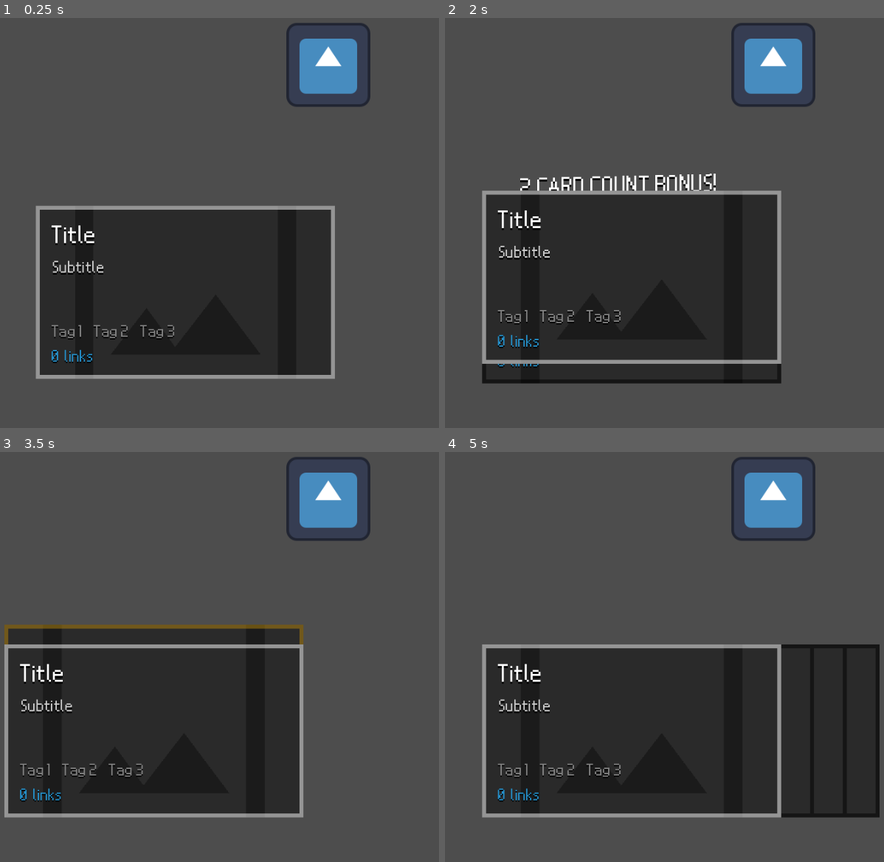
Above: before the commit, frames 1-4 (two rows, left to right).
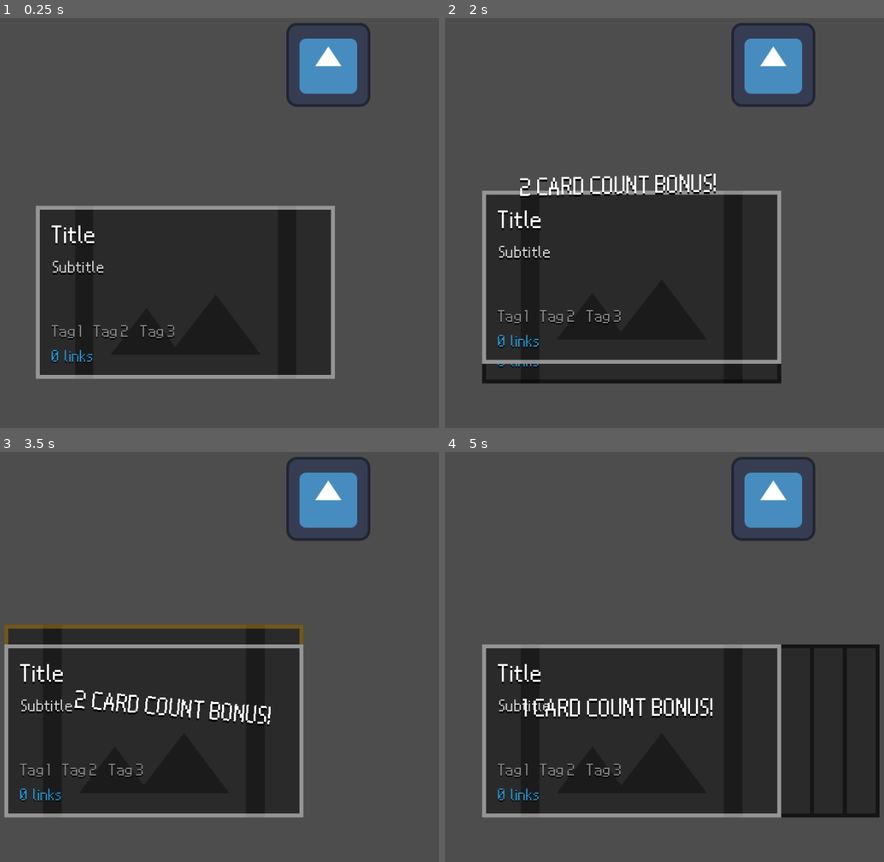
Above: after the commit, the same moments.

Repository: sjerpsthomas/job-hunter
Game: Godot game, scene res://screen/main/main_screen.tscn
Same seed, same stepped clock (60 frames per second), same inputs: the game is played once before the commit and once after it. This scene is started directly instead of the project's main scene. The engine's default icon, where the game draws it, is replaced by a stand-in: a white triangle on a blue panel in a dark square.
Inputs (mouse positions are in pixels of both pictures, inside the frame that each line leads up to):
- Up to frame 1 (0.25 s): no input
- Up to frame 2 (2 s): tap Enter (ui_execute) at 0.5, 1.55 s; move the mouse to (761, 104) at 0.52 s; hold Right (ui_right) 0.53-1.28 s; hold Enter (ui_execute) 0.53-1.28 s; click (761, 104) at 0.67 s; tap Space (ui_accept) at 0.77, 1.52 s; move the mouse to (515, 161) at 1.27 s; hold Left (ui_left) from 1.28 s (still down); click (515, 161) at 1.35 s
- Up to frame 3 (3.5 s): move the mouse to (outside the picture) at 2.02 s; release Left (ui_left) at 2.03 s; hold Enter (ui_execute) 2.03-2.78 s; hold Right (ui_right) from 2.03 s (still down); move the mouse to (158, 685) at 2.77 s; tap Enter (ui_execute) at 2.85 s; click (158, 685) at 2.92 s; tap Space (ui_accept) at 3.02 s
- Up to frame 4 (5 s): move the mouse to (809, 657) at 3.52 s; release Right (ui_right) at 3.53 s; press the mouse at (809, 657) at 3.53 s; hold Left (ui_left) from 3.53 s (still down); tap Space (ui_accept) at 3.77, 4.52 s; tap Enter (ui_execute) at 3.8, 4.35 s; move the mouse to (453, 476) at 4.27 s; release the mouse at (453, 476) at 4.28 s

The runs differ from the first frame. In frame 2, 0.3% of the frame differs, in the area x 17-62%, y 42-44%; in frame 3, 1.0%, in the area x 16-62%, y 58-67%; in frame 4, 1.0%.
Error in both runs: Out of bounds get index '-1' (on base: 'Array[PortfolioItem]') (res://screen/main/cards.gd:19)

Commit message:
Add cards to sub-viewport

Diff:
--- a/screen/main/main_screen.gd
+++ b/screen/main/main_screen.gd
@@ -42,7 +42,7 @@
 		if duplicate_count >= 2:
 			print(str("Duplicate count of ", duplicate_count, " for ", item.title))
 
-			spawn_text(str(duplicate_count, " DUPLICATE ", item.title.capitalize(), " CARD BONUS!"))
+			spawn_text(str(duplicate_count, " DUPLICATE ", item.title.to_upper(), " CARD BONUS!"))
 			await get_tree().create_timer(0.5).timeout
 			pass
 
@@ -79,7 +79,7 @@
 		if tag_count >= 2:
 			print(str("Duplicate tag of ", tag_count, " for ", tag))
 
-			spawn_text(str(tag_count, " DUPLICATE ", tag.capitalize(), " TAG BONUS!"))
+			spawn_text(str(tag_count, " DUPLICATE ", tag.to_upper(), " TAG BONUS!"))
 			await get_tree().create_timer(0.5).timeout
 
 	await get_tree().create_timer(0.5).timeout
--- a/screen/main/main_screen.tscn
+++ b/screen/main/main_screen.tscn
@@ -11,12 +11,21 @@
 [node name="Enemy" parent="." instance=ExtResource("3_di62p")]
 position = Vector2(666, 346)
 
+[node name="SubViewportContainer" type="SubViewportContainer" parent="."]
+offset_right = 900.0
+offset_bottom = 900.0
+
+[node name="SubViewport" type="SubViewport" parent="SubViewportContainer"]
+transparent_bg = true
+size = Vector2i(900, 900)
+render_target_update_mode = 4
+
+[node name="Cards" type="Node2D" parent="SubViewportContainer/SubViewport"]
+unique_name_in_owner = true
+position = Vector2(403, 508)
+script = ExtResource("2_81sca")
+
 [node name="CardSequenceTexts" type="Node2D" parent="."]
 unique_name_in_owner = true
 position = Vector2(431, 482)
 script = ExtResource("4_yjj13")
-
-[node name="Cards" type="Node2D" parent="."]
-unique_name_in_owner = true
-position = Vector2(403, 508)
-script = ExtResource("2_81sca")
